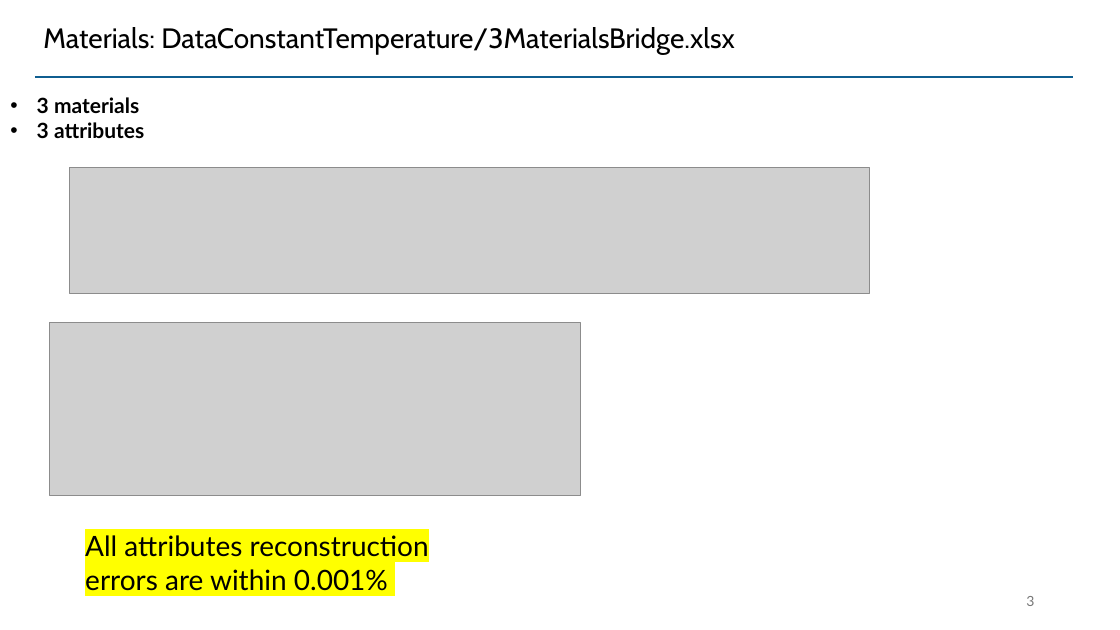
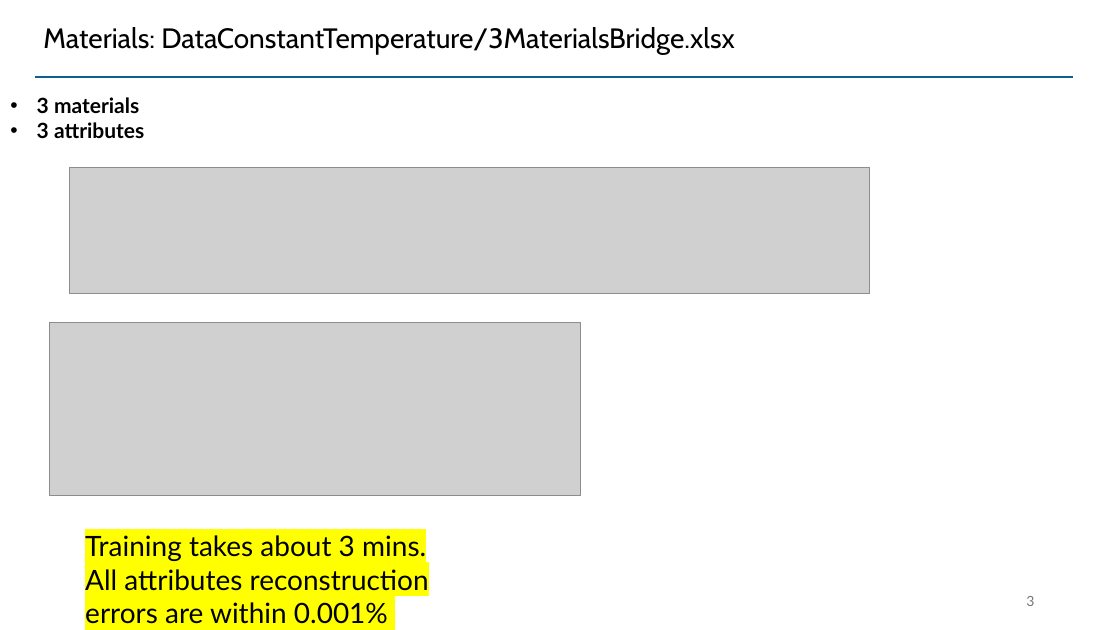
Before and after one commit to UW-ERSL/METALS, a slide deck: slide 3 of Slides/MMTOResults.pptx. Drawn at 1120x630 pixels with LibreOffice and Linux fonts; fonts in the diff are those of the drawing; grey boxes stand for pictures. Boxes give left, top, right and bottom in pixels: in the first picture for what was removed or moved away, otherwise in the second. Text is boxed around its words. In the diff, an @@ line names an element or a change of style, - is before the commit and + after.

```diff
--- a/Slides/MMTOResults.pptx
+++ b/Slides/MMTOResults.pptx
@@ text at [85,535,429,624]: text changed @@
-All attributes reconstruction errors are within 0.001%
+Training takes about 3 mins. All attributes reconstruction errors are within 0.001%
```
Also in this commit, not shown: 7 other slides changed, 6 other files.
